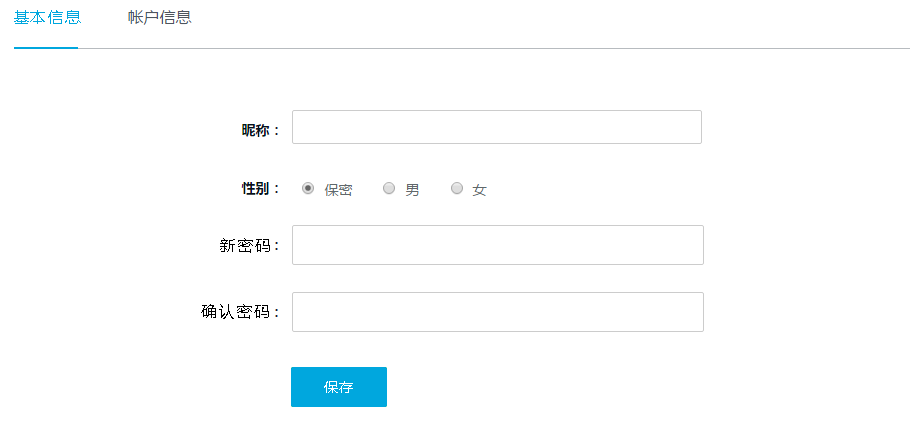
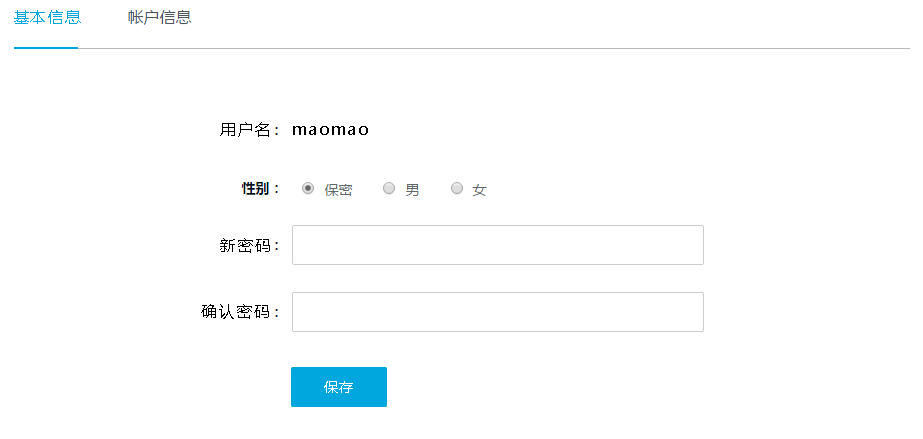
Layer changes from the first 923 x 439 image to the second:
added layer "用户名" above "maomao" over [220, 122, 269, 137]
added layer "maomao" above "图层 2" over [293, 126, 368, 135]
painted on "图层 2" over [222, 110, 702, 144]
